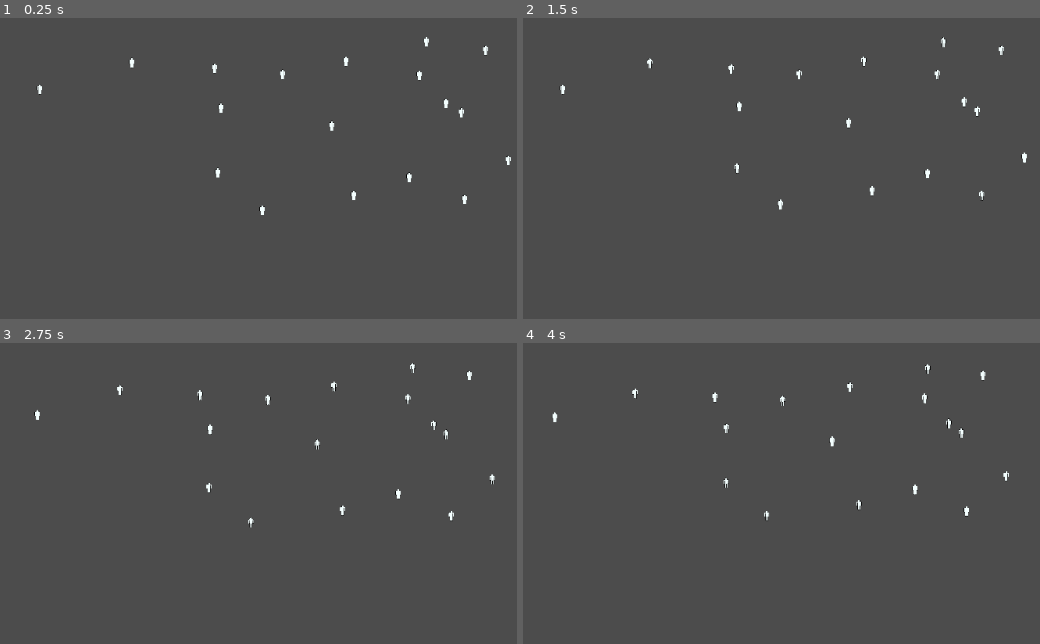
Above: before the commit, frames 1-4 (two rows, left to right).
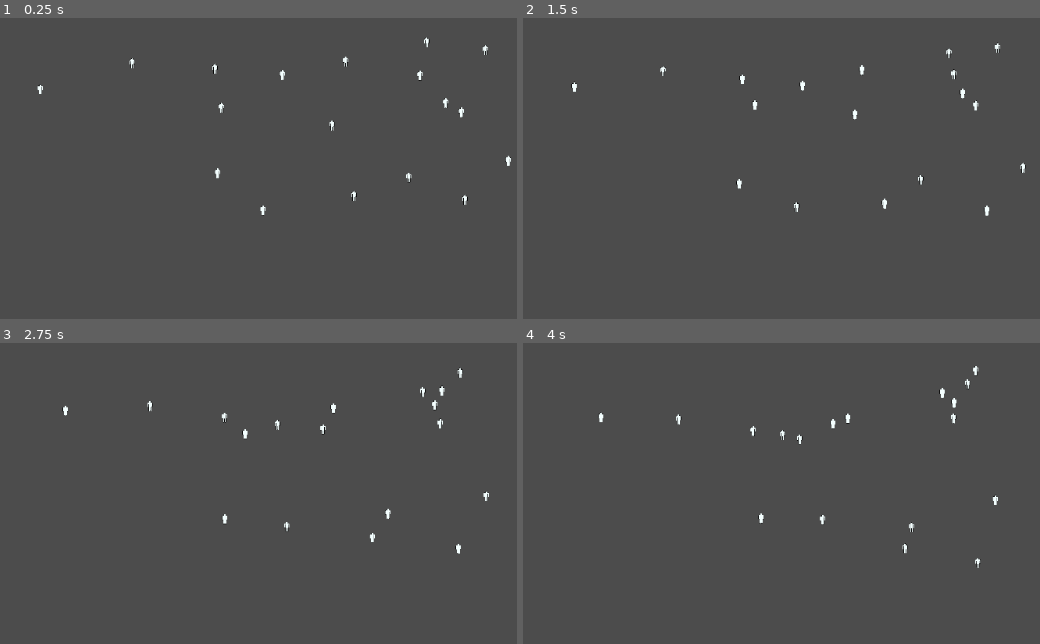
Above: after the commit, the same moments.

Repository: silverhammermba/GGJ2022
Game: Godot game, scene res://Battlefield.tscn
Same seed, same stepped clock (60 frames per second), same inputs: the game is played once before the commit and once after it.
Inputs:
- Up to frame 1 (0.25 s): no input
- Up to frame 2 (1.5 s): no input
- Up to frame 3 (2.75 s): no input
- Up to frame 4 (4 s): no input

The runs differ from the first frame. In frame 1, 0.3% of the frame differs, in the area x 6-99%, y 6-66%; in frame 2, 0.9%; in frame 3, 1.0%, in the area x 6-96%, y 6-71%; in frame 4, 1.0%.

Commit message:
switch to steering behavior. much nicer!!!

Diff:
--- a/Pawn.gd
+++ b/Pawn.gd
@@ -5,49 +5,35 @@
 export var speed = 10
 export var weight_toward_friends = 1.0
 export var weight_follow_herd = 1.0
-export var follow_herd_speed_threshold = 1.0
+export var max_turn_per_sec = PI / 4
 
 var friend_zone: Area2D
 
-var target_direction = Vector2()
+var target_dir: Vector2
 
-# Called when the node enters the scene tree for the first time.
 func _ready():
+	target_dir = RNG.rand_vec2()
 	friend_zone = $FriendZone
 
-func _physics_process(_delta):
+func _physics_process(delta):
 	var bodies = friend_zone.get_overlapping_bodies()
 
 	if bodies.size() == 1:
-		target_direction = Vector2()
 		return
 
-	var friend_centroid = Vector2()
-	var herd_direction = Vector2()
+	var pull_angle = 0.0
 
 	for body in bodies:
-		if body != self:
-			friend_centroid += body.global_position
-			herd_direction += body.linear_velocity
+		if body == self:
+			continue
 
-	friend_centroid /= (bodies.size() - 1)
-	herd_direction /= (bodies.size() - 1)
+		pull_angle += target_dir.angle_to(body.global_position - global_position) * weight_toward_friends
+		pull_angle += target_dir.angle_to(body.target_dir) * weight_follow_herd
 
-	var toward_friends = (friend_centroid - global_position).normalized()
-	herd_direction = herd_direction.normalized()
+	var total_weight = (weight_toward_friends + weight_follow_herd) * (bodies.size() - 1)
+	pull_angle /= total_weight
 
-	var factors = [
-		[toward_friends, weight_toward_friends * (bodies.size() - 1)],
-		[herd_direction, weight_follow_herd * (bodies.size() - 1)]
-	]
-
-	var num = Vector2()
-	var den = 0
-	for factor in factors:
-		num += factor[0] * factor[1]
-		den += factor[1]
-
-	target_direction = num / den
+	target_dir = target_dir.rotated(clamp(pull_angle, -max_turn_per_sec * delta, max_turn_per_sec * delta))
 
 func _integrate_forces(state):
-	applied_force = target_direction * speed
+	applied_force = target_dir * speed
--- a/Pawn.tscn
+++ b/Pawn.tscn
@@ -11,8 +11,7 @@
 [node name="Pawn" type="RigidBody2D"]
 mode = 2
 script = ExtResource( 2 )
-speed = 20
-weight_follow_herd = 5.0
+speed = 30
 
 [node name="CollisionShape2D" type="CollisionShape2D" parent="."]
 shape = SubResource( 1 )
--- /dev/null
+++ b/RNG.gd
@@ -0,0 +1,10 @@
+extends Node
+
+var gen = RandomNumberGenerator.new()
+
+func _ready():
+	gen.randomize()
+
+func rand_vec2(magnitude=1):
+	var angle = gen.randf_range(0, 2 * PI)
+	return Vector2(cos(angle), sin(angle)) * magnitude
--- a/project.godot
+++ b/project.godot
@@ -14,6 +14,10 @@
 run/main_scene="res://Battlefield.tscn"
 config/icon="res://icon.png"
 
+[autoload]
+
+RNG="*res://RNG.gd"
+
 [physics]
 
 common/enable_pause_aware_picking=true
